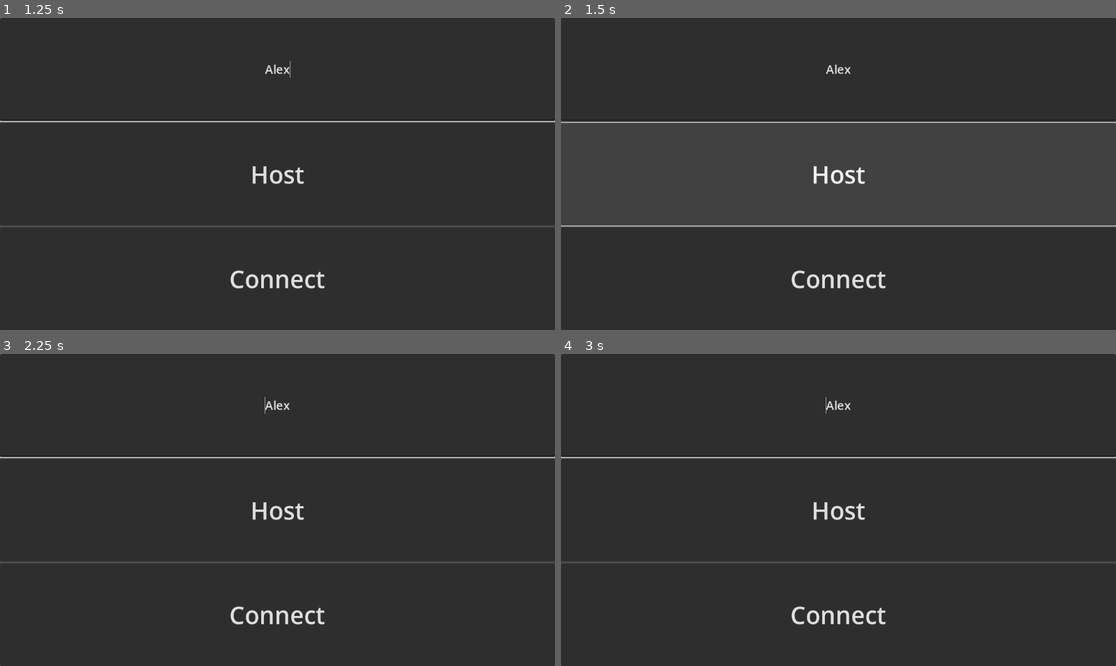
Above: before the commit, frames 1-4 (two rows, left to right).
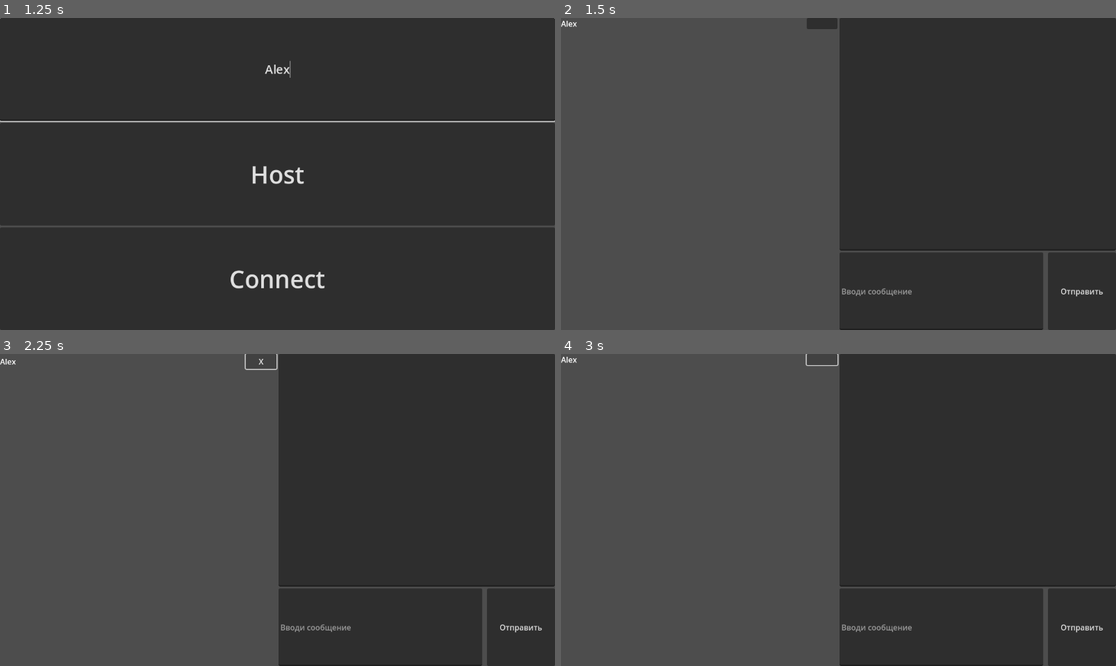
Above: after the commit, the same moments.

Repository: Dimlock/mp_test
Game: Godot game, scene res://main.tscn
The game is run twice, just before and just after one commit, with the same random seed, the same clock (stepped at 60 frames per second) and the same inputs.
Inputs (mouse positions are in pixels of both pictures, inside the frame that each line leads up to):
- Up to frame 1 (1.25 s): click (277, 71) at 0.52 s; type "Alex" at 0.6 s
- Up to frame 2 (1.5 s): click "Host" at 1.25 s
- Up to frame 3 (2.25 s): click (260, 360) at 2.02 s
- Up to frame 4 (3 s): click (821, 360) at 2.75 s, where only the run after the commit has a clickable "X"

Frame 1 is identical in both runs. In frame 2, 35% of the frame differs, in the area x 0-100%, y 0-100%; in frame 3, 51%; in frame 4, 51%.

Commit message:
Первая попытка лобби

Diff:
--- /dev/null
+++ b/lobby.gd
@@ -0,0 +1,26 @@
+extends Control
+@export var player_in_lobby_scene: PackedScene
+@onready var players_list: VBoxContainer = %PlayersList
+@onready var multiplayer_spawner: MultiplayerSpawner = $MultiplayerSpawner
+
+# Called when the node enters the scene tree for the first time.
+func _ready() -> void:
+	if multiplayer.is_server():
+		multiplayer.peer_connected.connect(_on_peer_connected)
+		_on_peer_connected(1)
+
+	#if multiplayer.is_server():
+		#for peer in Network.peers:
+			#var new_player = player_in_lobby_scene.instantiate()
+			#players_list.add_child(new_player)
+			#new_player.setup(peer["name"])
+			#new_player.set_multiplayer_authority(peer["id"])
+
+
+func _on_peer_connected(id):
+	if id != 1:
+		await Network.peer_added
+	var peer = Network.find_peer_by_id(id)
+	var new_player = player_in_lobby_scene.instantiate()
+	players_list.add_child(new_player, true)
+	new_player.setup(peer["name"], id)
--- /dev/null
+++ b/lobby.tscn
@@ -0,0 +1,36 @@
+[gd_scene load_steps=4 format=3 uid="uid://breyp3c0xjy1d"]
+
+[ext_resource type="Script" uid="uid://bav5kga1pvge5" path="res://lobby.gd" id="1_2wvic"]
+[ext_resource type="PackedScene" uid="uid://bs7q8ygmbtyyt" path="res://chat.tscn" id="1_ll2xe"]
+[ext_resource type="PackedScene" uid="uid://c5djpgqn2478m" path="res://player_in_lobby.tscn" id="1_xrgmn"]
+
+[node name="Lobby" type="Control"]
+layout_mode = 3
+anchors_preset = 15
+anchor_right = 1.0
+anchor_bottom = 1.0
+grow_horizontal = 2
+grow_vertical = 2
+script = ExtResource("1_2wvic")
+player_in_lobby_scene = ExtResource("1_xrgmn")
+
+[node name="HBoxContainer" type="HBoxContainer" parent="."]
+layout_mode = 1
+anchors_preset = 15
+anchor_right = 1.0
+anchor_bottom = 1.0
+grow_horizontal = 2
+grow_vertical = 2
+
+[node name="PlayersList" type="VBoxContainer" parent="HBoxContainer"]
+unique_name_in_owner = true
+layout_mode = 2
+size_flags_horizontal = 3
+
+[node name="Chat" parent="HBoxContainer" instance=ExtResource("1_ll2xe")]
+layout_mode = 2
+size_flags_horizontal = 3
+
+[node name="MultiplayerSpawner" type="MultiplayerSpawner" parent="."]
+_spawnable_scenes = PackedStringArray("uid://c5djpgqn2478m")
+spawn_path = NodePath("../HBoxContainer/PlayersList")
--- a/main.gd
+++ b/main.gd
@@ -1,4 +1,5 @@
 extends Control
+@export var lobby_scene: PackedScene
 @onready var name_input: LineEdit = %NameInput
 
 func _ready() -> void:
@@ -9,6 +10,7 @@
 	peer.create_server(5202)
 	multiplayer.multiplayer_peer = peer
 	Network.add_peer(await handle_name(), 1)
+	get_tree().change_scene_to_packed(lobby_scene)
 
 func _on_connect_pressed() -> void:
 	var peer = ENetMultiplayerPeer.new()
@@ -16,8 +18,8 @@
 	multiplayer.multiplayer_peer = peer
 
 func _on_connected_to_server():
-	if not multiplayer.is_server():
-		Network.add_peer.rpc_id(1, await handle_name(), multiplayer.get_unique_id())
+	Network.add_peer.rpc_id(1, await handle_name(), multiplayer.get_unique_id())
+	get_tree().change_scene_to_packed(lobby_scene)
 
 func handle_name():
 	if name_input.text:
--- a/main.tscn
+++ b/main.tscn
@@ -1,6 +1,7 @@
-[gd_scene load_steps=2 format=3 uid="uid://dp3enfmwftue5"]
+[gd_scene load_steps=3 format=3 uid="uid://dp3enfmwftue5"]
 
 [ext_resource type="Script" uid="uid://qys8gd5bwj3f" path="res://main.gd" id="1_ig7tw"]
+[ext_resource type="PackedScene" uid="uid://breyp3c0xjy1d" path="res://lobby.tscn" id="2_0xm2m"]
 
 [node name="Main" type="Control"]
 layout_mode = 3
@@ -10,6 +11,7 @@
 grow_horizontal = 2
 grow_vertical = 2
 script = ExtResource("1_ig7tw")
+lobby_scene = ExtResource("2_0xm2m")
 
 [node name="VBoxContainer2" type="VBoxContainer" parent="."]
 layout_mode = 1
--- a/network.gd
+++ b/network.gd
@@ -1,6 +1,7 @@
 extends Node
 
 signal player_count_changed
+signal peer_added
 
 @export var chat_scene: PackedScene
 
@@ -18,11 +19,17 @@
 func find_peer_nickname(id):
 	for peer in peers:
 		if peer["id"] == id:
-			return peer["Name"]
+			return peer["name"]
+
+func find_peer_by_id(id):
+	for peer in peers:
+		if peer["id"] == id:
+			return peer
 
 @rpc("any_peer")
 func add_peer(name, id):
 	peers.append({"id": id, "name": name})
+	peer_added.emit()
 
 @rpc("any_peer")
 func increment_player_count():
--- /dev/null
+++ b/player_in_lobby.gd
@@ -0,0 +1,31 @@
+extends HBoxContainer
+@onready var player_name: Label = %PlayerName
+@onready var ready_button: Button = $ReadyButton
+
+var ready_pressed: bool
+var uid:
+	set(value):
+		uid = value
+		if ready_button:
+			ready_button.set_multiplayer_authority(value)
+
+
+func setup(player_name_param, id):
+	player_name.text = player_name_param
+	uid = id
+
+
+func _on_ready_button_pressed() -> void:
+	if not ready_button.is_multiplayer_authority():
+		return
+	if ready_pressed:
+		ready_button.text = ""
+	else:
+		ready_button.text = "X"
+	ready_pressed = not ready_pressed
+	_on_ready_button_pressed_rpc.rpc_id(1, ready_button.text, ready_pressed)
+
+@rpc("any_peer", "call_local")
+func _on_ready_button_pressed_rpc(text, pressed_status):
+	ready_button.text = text
+	ready_pressed = pressed_status
--- /dev/null
+++ b/player_in_lobby.tscn
@@ -0,0 +1,36 @@
+[gd_scene load_steps=3 format=3 uid="uid://c5djpgqn2478m"]
+
+[ext_resource type="Script" uid="uid://c8d21qwt2yccq" path="res://player_in_lobby.gd" id="1_sytjw"]
+
+[sub_resource type="SceneReplicationConfig" id="SceneReplicationConfig_sytjw"]
+properties/0/path = NodePath("PlayerName:text")
+properties/0/spawn = true
+properties/0/replication_mode = 1
+properties/1/path = NodePath("ReadyButton:text")
+properties/1/spawn = true
+properties/1/replication_mode = 1
+properties/2/path = NodePath(".:uid")
+properties/2/spawn = true
+properties/2/replication_mode = 1
+properties/3/path = NodePath(".:ready_pressed")
+properties/3/spawn = true
+properties/3/replication_mode = 1
+
+[node name="PlayerInLobby" type="HBoxContainer"]
+script = ExtResource("1_sytjw")
+
+[node name="PlayerName" type="Label" parent="."]
+unique_name_in_owner = true
+layout_mode = 2
+size_flags_horizontal = 3
+size_flags_stretch_ratio = 8.0
+text = "Имя игрока"
+
+[node name="ReadyButton" type="Button" parent="."]
+layout_mode = 2
+size_flags_horizontal = 3
+
+[node name="MultiplayerSynchronizer" type="MultiplayerSynchronizer" parent="."]
+replication_config = SubResource("SceneReplicationConfig_sytjw")
+
+[connection signal="pressed" from="ReadyButton" to="." method="_on_ready_button_pressed"]
Not shown, added: lobby.gd.uid
Not shown, added: player_in_lobby.gd.uid
